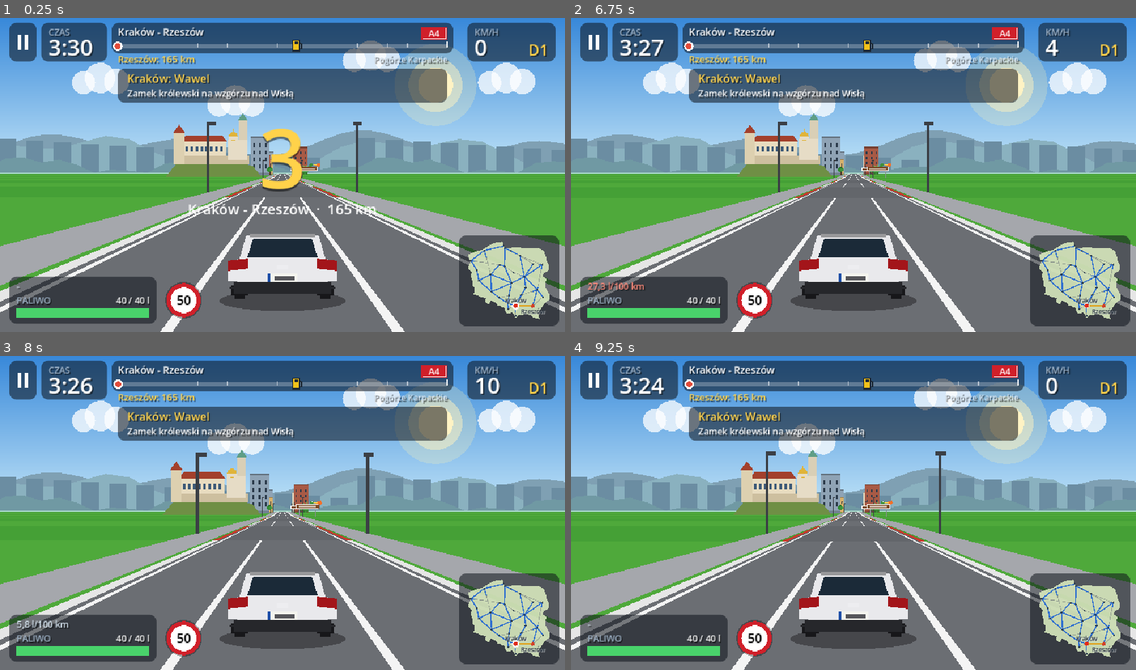
Above: before the commit, frames 1-4 (two rows, left to right).
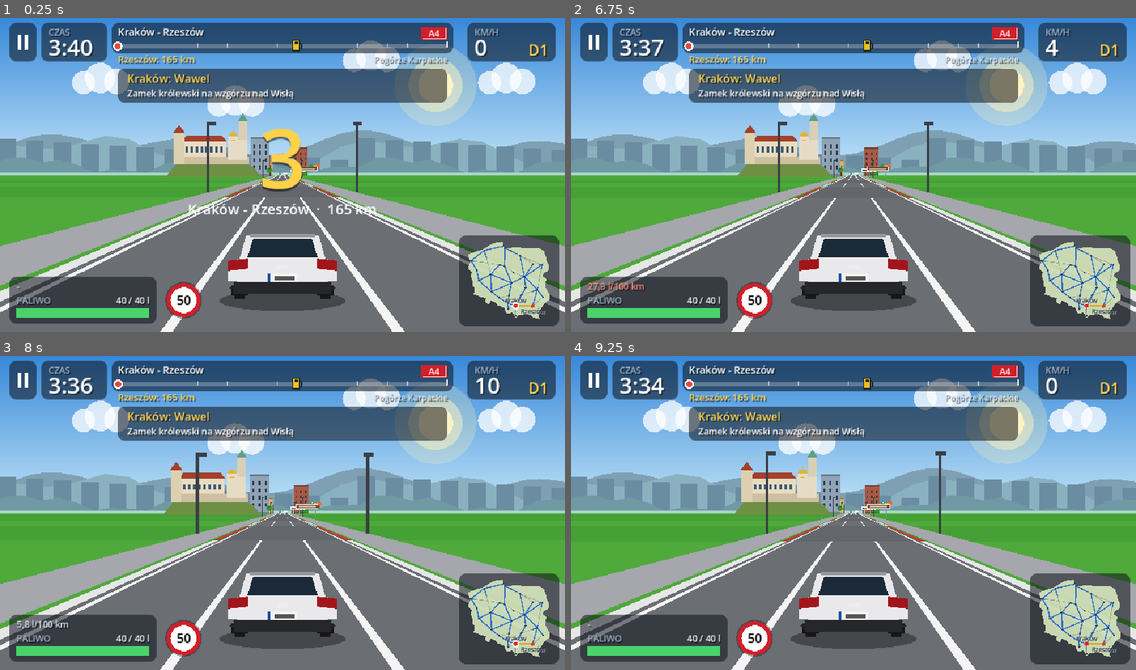
Above: after the commit, the same moments.

Repository: wickedpatrick/road-race
Game: Godot game, scene res://src/scenes/game.tscn
The game is run twice, just before and just after one commit, with the same random seed, the same clock (stepped at 60 frames per second) and the same inputs. This scene is started directly instead of the project's main scene.
Inputs (mouse positions are in pixels of both pictures, inside the frame that each line leads up to):
- Up to frame 1 (0.25 s): no input
- Up to frame 2 (6.75 s): tap Enter at 0.5, 2.1, 2.75, 5 s; move the mouse to (977, 156) at 0.52 s; hold D (right) 0.53-1.25 s; tap X at 0.6 s; click (977, 156) at 0.67 s; tap Space at 0.77, 2, 3.5, 3.77, 5.75 s; drag from (740, 187) to (825, 237) at 1.27 s; move the mouse to (910, 102) at 2.02 s; hold D (right) 2.03-2.75 s; drag from (825, 237) to (684, 124) at 2.77 s; move the mouse to (1023, 222) at 3.52 s; hold A (left) 3.53-4.25 s; tap T at 3.6 s; drag from (684, 124) to (768, 93) at 4.27 s; move the mouse to (881, 171) at 5.02 s; hold S (brake) 5.03-5.75 s; tap R at 5.1 s; click (881, 171) at 5.17 s; drag from (768, 93) to (740, 187) at 5.77 s; move the mouse to (977, 156) at 6.52 s; hold W (accel) from 6.53 s (still down); tap M at 6.6 s
- Up to frame 3 (8 s): tap Space at 6.77 s; release W (accel) at 7.25 s; drag from (169, 525) to (254, 575) at 7.27 s
- Up to frame 4 (9.25 s): move the mouse to (910, 440) at 8.02 s; hold S (brake) 8.03-8.75 s; tap Keypad Enter at 8.1 s; drag from (825, 575) to (684, 462) at 8.77 s

The runs differ from the first frame. In frame 1, 0.6% of the frame differs, in the area x 0-100%, y 6-52%; in frame 2, 0.6%; in frame 3, 0.6%; in frame 4, 0.6%.

Commit message:
Hills: steeper, shorter rises with visible crests; slope slows climbs, speeds up descents, engine braking, more fuel uphill; hillier routes get more time
Co-Authored-By: Claude Opus 5.5 <noreply@anthropic.com>

Diff:
--- a/src/logic/race.gd
+++ b/src/logic/race.gd
@@ -11,6 +11,14 @@
 const COLLISION_FUEL := 3.0 ## litres lost in every bump
 const OFFROAD_SPEED_RATIO := 0.4
 const ROLL_DECEL := 0.1 ## off the throttle the car rolls on for a long time
+## hills: the slope pulls with this share of gravity. Track grades are drawn steeper than real (see Track.MAX_GRADE),
+## the game's acceleration is arcade-strong; together a weak car loses speed on a climb. Downhill less, so the car
+## does not run away off the gas.
+const GRAVITY := 9.81
+const GRADE_K := 0.7
+const DOWNHILL_K := 0.5
+const ENGINE_BRAKE := 0.5 ## m/s^2 at full revs, off the gas downhill (the gearbox holds the gear)
+const DOWNHILL_BURN := 0.3 ## share of the usual fuel use while rolling downhill off the gas (fuel cut-off)
 ## speeding: the radar detector warns first; keep speeding past the grace time and the police pull you over
 const GRACE := 5.0
 const GRACE_EXPRESS := 10.0 ## on motorways / expressways
@@ -171,16 +179,21 @@
 	if held:
 		input = {"accel": false, "brake": false, "steer": 0.0}
 		braking = speed > 0.0
-	# longitudinal
+	# longitudinal: engine or brakes, plus the slope (uphill slows, downhill speeds up)
 	var v0 := speed
+	var grade := track.grade_at(z)
+	var slope := GRAVITY * (GRADE_K if grade > 0.0 else DOWNHILL_K) * grade
+	var gas: bool = input.accel and not held and not input.brake and not fuel.is_empty()
 	if held:
 		speed -= PULL_OVER_DECEL * dt
 	elif input.brake:
-		speed -= stats.brake * dt
-	elif input.accel and not fuel.is_empty():
-		speed += stats.accel * (1.15 - speed_ratio()) * gearbox.pull(speed) * dt
+		speed -= (stats.brake + slope) * dt
+	elif gas:
+		speed += (stats.accel * (1.15 - speed_ratio()) * gearbox.pull(speed) - slope) * dt
 	else:
-		speed -= ROLL_DECEL * dt
+		speed -= (ROLL_DECEL + slope) * dt
+		if grade < 0.0:
+			speed -= ENGINE_BRAKE * gearbox.rpm(speed) * dt
 	if absf(x) > 1.0:
 		var cap := vmax * OFFROAD_SPEED_RATIO
 		if speed > cap:
@@ -194,11 +207,13 @@
 	x -= track.segment_at(z).curve * 0.35 * sr * sr * dt
 	x = clampf(x, -1.8, 1.8)
 	z += speed * dt
-	# gearbox and fuel: accelerating burns a lot, cruising in a high gear saves
-	var accelerating: bool = input.accel and not held and not input.brake and not fuel.is_empty() and speed < vmax * 0.98
-	gear = gearbox.update(dt, speed, accelerating)
-	load = clampf((speed - v0) / dt / stats.accel, 0.0, 1.2) if accelerating and dt > 0.0 else 0.0
-	fuel.burn(dt, speed, load, gearbox.rpm(speed))
+	# gearbox and fuel: accelerating and climbing burn a lot, cruising in a high gear saves, rolling downhill
+	# off the gas almost nothing
+	var accelerating: bool = gas and speed < vmax * 0.98
+	var need := (ROLL_DECEL + slope) / maxf(stats.accel * (1.15 - speed_ratio()), 0.1)
+	gear = gearbox.update(dt, speed, accelerating, need)
+	load = clampf(((speed - v0) / dt + slope) / stats.accel, 0.0, 1.2) if gas and dt > 0.0 else 0.0
+	fuel.burn(dt * (DOWNHILL_BURN if not gas and grade < -0.025 else 1.0), speed, load, gearbox.rpm(speed))
 	refueling = can_refuel_here() and fuel.ratio() < 0.995
 	if refueling:
 		fuel.refuel(dt, fuel.capacity / 6.0)
--- a/src/logic/route.gd
+++ b/src/logic/route.gd
@@ -8,6 +8,7 @@
 const STATION_EVERY := 3200.0
 const CITY_HALF := 260.0 ## half-length of a big city passed on the way (game metres)
 const TOWN_HALF := 90.0
+const HILL_TIME := 0.1 ## extra share of the time limit per unit of average Biome.hill
 const END_CITY := 380.0 ## city streets at the start and the finish
 
 ## Road dictionaries adjacent to a city, as [road, other_city_id].
@@ -146,13 +147,15 @@
 	var stations := []
 	for k in range(1, n_st + 1):
 		stations.append(minf(_clear_spot(length * k / (n_st + 1), towns), length - 450.0))
-	var duration := ceilf((_legal_time(towns, roads, length) * 1.09 + 6.0 * n_st + 12.0) / 5.0) * 5.0
 	var curve := 0.0
 	var hill := 0.0
 	for zn in zones:
 		var w: float = minf(zn.z1, length) - zn.z0
 		curve += Biome.get_data(zn.biome).curve * w
 		hill += Biome.get_data(zn.biome).hill * w
+	# climbs slow every car down a little: hillier routes get more time
+	var legal := _legal_time(towns, roads, length) * (1.0 + HILL_TIME * hill / length)
+	var duration := ceilf((legal * 1.09 + 6.0 * n_st + 12.0) / 5.0) * 5.0
 	return {
 		"name": "%s - %s" % [Geo.city(from).name, Geo.city(to).name],
 		"from": from, "to": to, "path": path, "km": km, "m_per_km": mpk,
--- a/src/logic/track.gd
+++ b/src/logic/track.gd
@@ -1,7 +1,15 @@
 class_name Track
 extends RefCounted
-## Road made of 5 m segments with a curve value and an elevation. Start and finish are flat and straight.
+## Road made of 5 m segments with a curve value, an elevation `y` and a `grade` (rise per metre, + uphill) that leads
+## to the next segment. Start and finish are flat and straight.
 const SEG_LEN := 5.0
+## Steepest grade per unit of Biome.hill. The track is ~70 times shorter than the real road (Route.M_PER_KM), so true
+## grades would look flat: hills are drawn several times steeper (fields ~12%, uplands and mountains up to 45%) and
+## Race scales their pull down to match. Motorways and towns are gentler.
+const MAX_GRADE := 0.4
+const EXPRESS_GRADE := 0.65 ## motorways and expressways
+const STEEPEST := 0.45 ## mountain roads never steeper than this
+const TOWN_GRADE := 0.7
 const CAM_DEPTH := 0.84
 const ROAD_HALF_WIDTH := 4.2
 const START_FLAT := 100.0
@@ -36,16 +44,23 @@
 			elif k >= enter + hold: f = 1.0 - _ease(float(k - enter - hold) / leave)
 			curves[i + k] = amount * f
 		i += enter + hold + leave + rng.randi_range(10, 60)
-	# hills: sum of two sine-like waves with random phase, scaled by hill_amount, faded at both ends
+	# hills: the grade is a mix of long climbs (~1 km), shorter rises (~400 m) and small humps (~170 m) with random
+	# phases, never steeper than the region allows; the elevation follows from it. Flat at both ends.
 	var p1 := rng.randf() * TAU
 	var p2 := rng.randf() * TAU
+	var p3 := rng.randf() * TAU
 	var amp := _hill_profile(stage, n)
+	var grades := PackedFloat32Array()
+	grades.resize(n)
 	for k in n:
 		var z := k * SEG_LEN
 		var fade: float = clampf((z - START_FLAT) / 150.0, 0.0, 1.0) * clampf((length - FINISH_FLAT * 0.6 - z) / 150.0, 0.0, 1.0)
-		hills[k] = (sin(z / 170.0 + p1) * 5.0 + sin(z / 61.0 + p2) * 1.6) * amp[k] * fade
+		var wave := clampf(0.6 * sin(z / 95.0 + p1) + 0.3 * sin(z / 41.0 + p2) + 0.18 * sin(z / 19.0 + p3), -1.0, 1.0)
+		grades[k] = clampf(wave * MAX_GRADE * amp[k], -STEEPEST, STEEPEST) * fade
+	for k in range(1, n):
+		hills[k] = hills[k - 1] + grades[k - 1] * SEG_LEN
 	for k in n:
-		tr.segments.append({"curve": curves[k], "y": hills[k]})
+		tr.segments.append({"curve": curves[k], "y": hills[k], "grade": grades[k]})
 	return tr
 
 ## Curviness at z: from the region (biome zones) when the stage has them, else one value for the whole stage.
@@ -57,12 +72,19 @@
 		k *= 0.5
 	return Biome.get_data(Route.zone_at(stage, z).biome).curve * k
 
-## Hill height per segment, smoothed over ~300 m so region changes do not make cliffs.
+## Hilliness per segment (scales the grade), smoothed over ~300 m so region and road changes do not make kinks.
 static func _hill_profile(stage: Dictionary, n: int) -> PackedFloat32Array:
 	var raw := PackedFloat32Array()
 	raw.resize(n)
 	for k in n:
-		raw[k] = Biome.get_data(Route.zone_at(stage, k * SEG_LEN).biome).hill if stage.has("zones") else stage.hill_amount
+		if not stage.has("zones"):
+			raw[k] = stage.hill_amount
+			continue
+		var z := k * SEG_LEN
+		var h: float = Biome.get_data(Route.zone_at(stage, z).biome).hill
+		if Route.lanes_at(stage, z) == 3: h *= EXPRESS_GRADE # motorways and expressways climb gently
+		if not Route.town_at(stage, z).is_empty(): h *= TOWN_GRADE
+		raw[k] = h
 	if not stage.has("zones"):
 		return raw
 	var out := PackedFloat32Array()
@@ -86,8 +108,12 @@
 
 func segment_at(z: float) -> Dictionary:
 	if z < 0.0 or z >= total_length:
-		return {"curve": 0.0, "y": segments[0].y if z < 0.0 else segments[segments.size() - 1].y}
+		return {"curve": 0.0, "y": segments[0].y if z < 0.0 else segments[segments.size() - 1].y, "grade": 0.0}
 	return segments[mini(int(z / SEG_LEN), segments.size() - 1)]
+
+## Rise per metre at z (+ uphill).
+func grade_at(z: float) -> float:
+	return segment_at(z).grade
 
 ## Perspective projection of a world point. scale <= 0 means the point is behind the camera.
 static func project(cam_x: float, cam_y: float, cam_z: float, wx: float, wy: float, wz: float, screen_w: float, screen_h: float) -> Dictionary:
--- a/tests/test_race.gd
+++ b/tests/test_race.gd
@@ -119,6 +119,26 @@
 	r.collided.connect(func(_i): hits[0] += 1)
 	for i in 60 * 20: r.step(1.0 / 60.0, GAS)
 	t.check(hits[0] <= 1, "holding the throttle behind a slower car hits it at most once (hits=%d)" % hits[0])
+	# hills: uphill slows, downhill speeds up, a weak car loses more on a climb, climbing burns more fuel
+	# accel: true = gas held, false = off the gas, null = holding v0 with the gas (like a player tapping it)
+	var on_grade := func(car: String, g: float, accel, secs: float, v0: float) -> Race:
+		var rr: Race = fresh(car)
+		for sg in rr.track.segments: sg.grade = g
+		rr.z = 500.0
+		rr.speed = v0
+		for i in int(secs * 60):
+			var on: bool = rr.speed < v0 if accel == null else accel
+			rr.step(1.0 / 60.0, GAS if on else NONE)
+		return rr
+	t.check(on_grade.call("yaris", 0.2, false, 2.0, 20.0).speed < on_grade.call("yaris", 0.0, false, 2.0, 20.0).speed - 2.0, "uphill off the gas slows down")
+	t.check(on_grade.call("yaris", -0.2, false, 2.0, 10.0).speed > 11.0, "downhill off the gas speeds up")
+	var ya: Race = on_grade.call("yaris", 0.4, true, 20.0, 20.0)
+	var rv: Race = on_grade.call("rangerover", 0.4, true, 20.0, 20.0)
+	t.check(ya.speed_ratio() < 0.8 and ya.speed_ratio() < rv.speed_ratio() - 0.1, "a steep climb holds the Yaris back more than the Range Rover (%.2f vs %.2f)" % [ya.speed_ratio(), rv.speed_ratio()])
+	var fu: Race = on_grade.call("xc60", 0.3, null, 5.0, 25.0)
+	var ff: Race = on_grade.call("xc60", 0.0, null, 5.0, 25.0)
+	var fd: Race = on_grade.call("xc60", -0.3, false, 5.0, 25.0)
+	t.check(fu.fuel.level < ff.fuel.level and fd.fuel.level > ff.fuel.level, "climbing burns more fuel, rolling downhill less")
 	# every bump costs time and fuel
 	r = fresh()
 	r.z = 500.0
--- a/tests/test_track.gd
+++ b/tests/test_track.gd
@@ -30,6 +30,21 @@
 		for sg in tr.segments: m = maxf(m, absf(sg.y))
 		return m
 	t.check(hill.call(Route.build("katowice", "bielsko")) > hill.call(Route.build("gdansk", "elblag")) * 2.0, "mountain road hillier than Żuławy")
+	# grades: never steeper than allowed, flat start and finish, the elevation follows the grade
+	var mt: Track = Track.build(Route.build("krakow", "zakopane"), 3)
+	var steep := 0.0
+	var follows := true
+	for k in range(1, mt.segments.size()):
+		steep = maxf(steep, absf(mt.segments[k].grade))
+		if absf(mt.segments[k].y - mt.segments[k - 1].y - mt.segments[k - 1].grade * Track.SEG_LEN) > 0.001: follows = false
+	t.check(steep <= Track.STEEPEST + 0.0001 and steep > 0.2, "mountain road climbs, but never steeper than %.0f%% (got %.0f%%)" % [Track.STEEPEST * 100, steep * 100])
+	t.check(follows, "elevation follows the grade")
+	var mlen: float = Route.build("krakow", "zakopane").length
+	t.check(mt.grade_at(10.0) == 0.0 and mt.grade_at(mlen - 20.0) == 0.0 and mt.grade_at(mlen + 300.0) == 0.0, "flat at the start and the finish")
+	var ex: Track = Track.build(Route.build("warszawa", "lodz"), 3)
+	var ex_steep := 0.0
+	for sg in ex.segments: ex_steep = maxf(ex_steep, absf(sg.grade))
+	t.check(ex_steep < 0.1, "a motorway through flat fields is gentle (%.0f%%)" % (ex_steep * 100))
 	var near: Dictionary = Track.project(0, 3, 0, 0, 0, 20, 960, 540)
 	var far: Dictionary = Track.project(0, 3, 0, 0, 0, 200, 960, 540)
 	t.check(far.scale < near.scale and far.scale > 0.0, "far point is smaller")
Not shown, changed: todo.md
